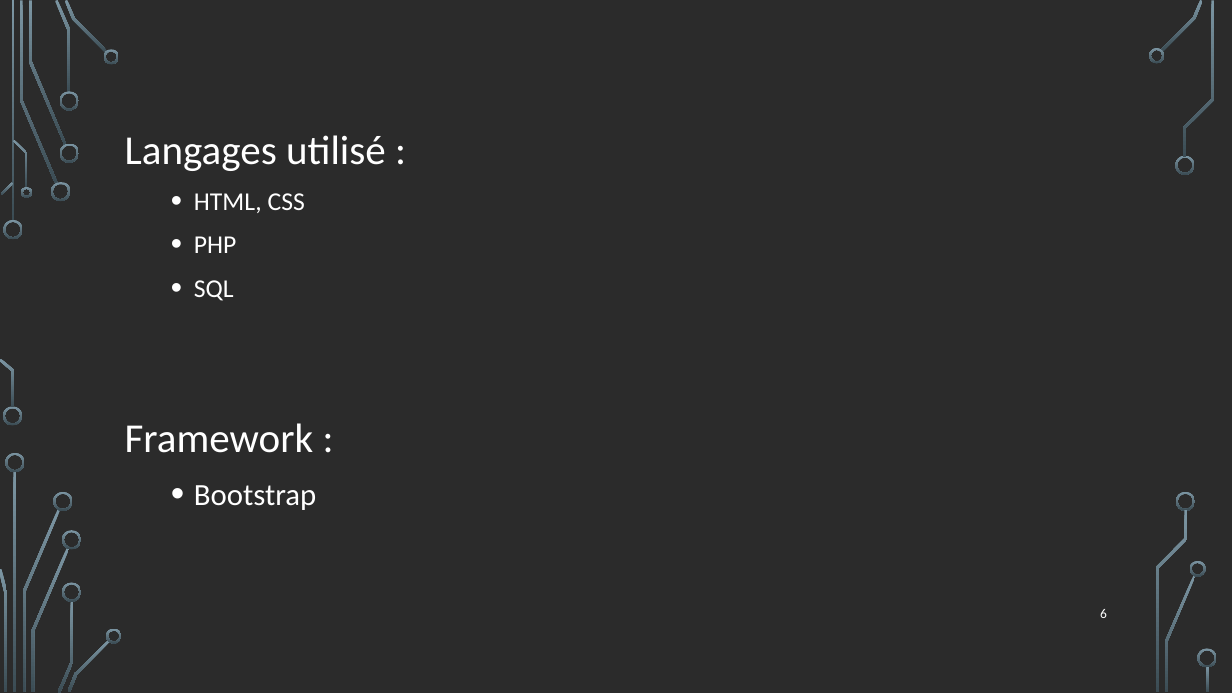
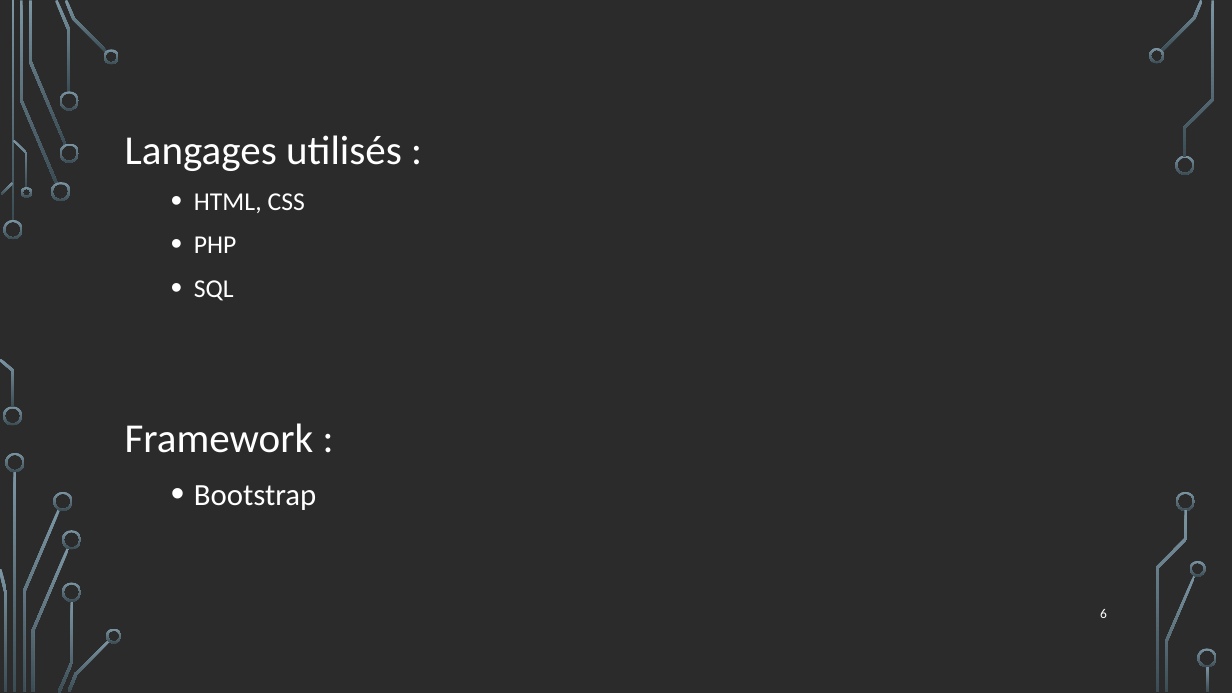
Before and after one commit to SarahGumaa/PPE2, a slide deck: slide 6 of Project-Personnalisé-Encadrée .pptx. Drawn at 1232x693 pixels with LibreOffice and Linux fonts; fonts in the diff are those of the drawing; background and template pictures are left out; a plain dark background stands for a picture behind light text. Boxes give left, top, right and bottom in pixels: in the first picture for what was removed or moved away, otherwise in the second. Text is boxed around its words. In the diff, an @@ line names an element or a change of style, - is before the commit and + after.

```diff
--- a/Project-Personnalisé-Encadrée .pptx
+++ b/Project-Personnalisé-Encadrée .pptx
@@ text at <box>125,135,402,171</box>: text changed @@
-Langages utilisé :
+Langages utilisés :
```
Also in this commit, not shown: 3 other slides changed.
